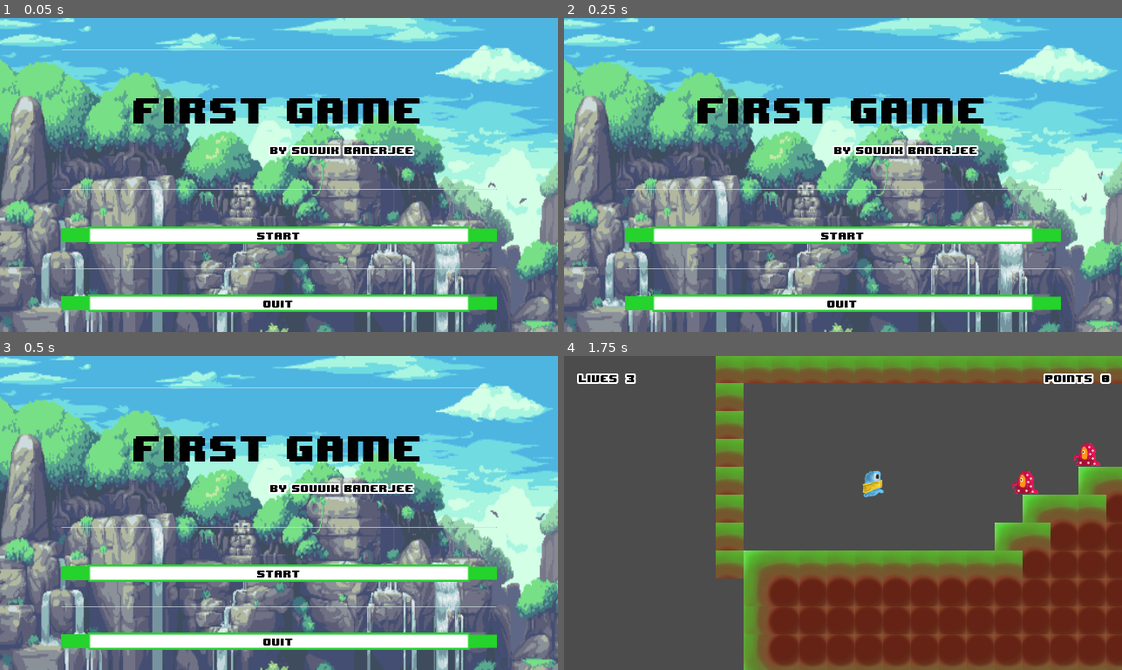
Above: before the commit, frames 1-4 (two rows, left to right).
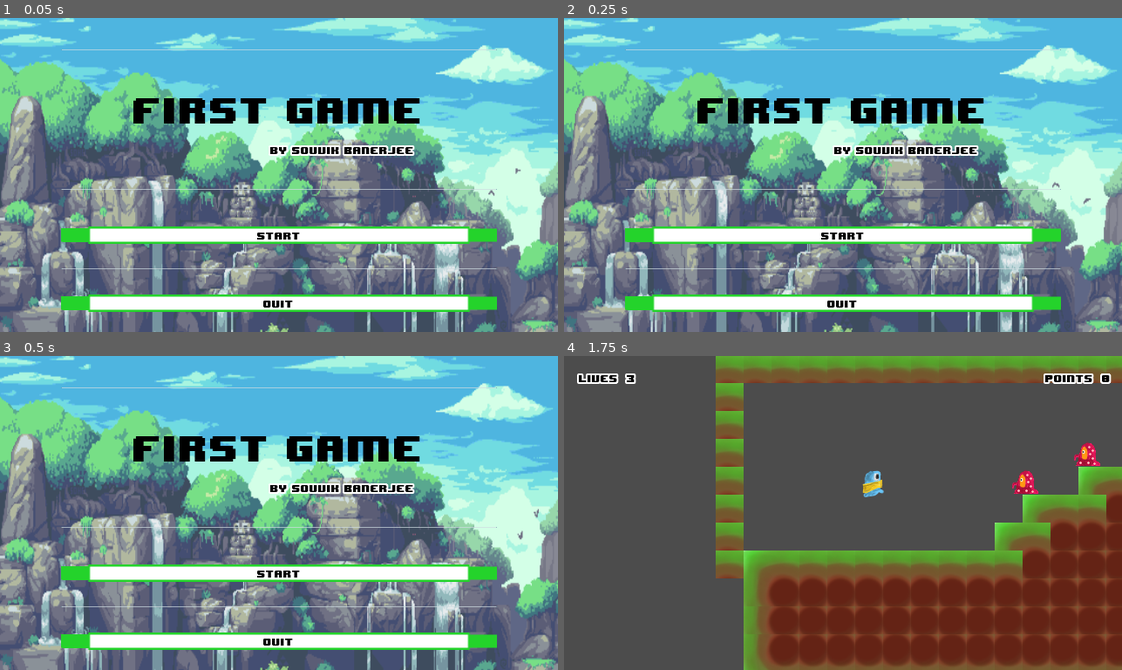
Above: after the commit, the same moments.

Repository: souvikban16/firstgame
Game: Godot game, scene res://UI/Menu.tscn
Two runs of this game, one before a commit and one after it. Both use one fixed random seed, a clock stepped at 60 frames per second and the inputs below. Sound files missing from this copy of the repository are replaced by a short silence.
Inputs:
- Up to frame 1 (0.05 s): no input
- Up to frame 2 (0.25 s): no input
- Up to frame 3 (0.5 s): no input
- Up to frame 4 (1.75 s): click "Start" at 0.5 s; hold D (right) from 1.28 s (still down); tap W (jump) at 1.52 s

The runs differ from the first frame. In frame 1, 1.5% of the frame differs, in the area x 6-95%, y 47-100%; in frame 2, 1.5%; in frame 3, 1.5%, in the area x 6-98%, y 48-100%; in frame 4, nothing differs.

Commit message:
exported to android

Diff:
--- a/UI/Menu.tscn
+++ b/UI/Menu.tscn
@@ -38,7 +38,7 @@
 scale = Vector2( 1.15727, 1.56758 )
 frames = SubResource( 1 )
 animation = "Back"
-frame = 3
+frame = 1
 speed_scale = 2.0
 playing = true
 centered = false
--- a/player.tscn
+++ b/player.tscn
@@ -3,8 +3,8 @@
 [ext_resource path="res://player.gd" type="Script" id=1]
 [ext_resource path="res://sprites/bluey/idle.png" type="Texture" id=2]
 [ext_resource path="res://sprites/bluey/jump.png" type="Texture" id=3]
-[ext_resource path="res://sprites/bluey/run.png" type="Texture" id=4]
-[ext_resource path="res://sprites/bluey/fall.png" type="Texture" id=5]
+[ext_resource path="res://sprites/bluey/fall.png" type="Texture" id=4]
+[ext_resource path="res://sprites/bluey/run.png" type="Texture" id=5]
 [ext_resource path="res://sounds/jump.wav" type="AudioStream" id=6]
 
 [sub_resource type="SpriteFrames" id=1]
@@ -21,13 +21,13 @@
 }, {
 "frames": [ ExtResource( 4 ) ],
 "loop": true,
-"name": "run",
-"speed": 1.0
+"name": "fall",
+"speed": 5.0
 }, {
 "frames": [ ExtResource( 5 ) ],
 "loop": true,
-"name": "fall",
-"speed": 5.0
+"name": "run",
+"speed": 1.0
 } ]
 
 [sub_resource type="CapsuleShape2D" id=2]
--- a/project.godot
+++ b/project.godot
@@ -17,6 +17,8 @@
 
 config/name="firstgame"
 run/main_scene="res://UI/Menu.tscn"
+boot_splash/image="res://UI/back/0.png"
+boot_splash/fullsize=false
 config/icon="res://icon.png"
 
 [autoload]
@@ -27,7 +29,7 @@
 
 window/size/width=640
 window/size/height=360
-window/size/resizable=false
+window/stretch/mode="2d"
 
 [input]
 
@@ -55,4 +57,5 @@
 
 [rendering]
 
+quality/reflections/high_quality_ggx=false
 environment/default_environment="res://default_env.tres"
Not shown, changed: export_presets.cfg
Binary file added: sprites/androidicons/icon-144.png
Not shown, added: sprites/androidicons/icon-144.png.import
Binary file added: sprites/androidicons/icon-192.png
Not shown, added: sprites/androidicons/icon-192.png.import
Binary file added: sprites/androidicons/icon-48.png
Not shown, added: sprites/androidicons/icon-48.png.import
Binary file added: sprites/androidicons/icon-72.png
Not shown, added: sprites/androidicons/icon-72.png.import
Binary file added: sprites/androidicons/icon-96.png
Not shown, added: sprites/androidicons/icon-96.png.import
Not shown, added: debug.keystore
(and 6 more such lines)
